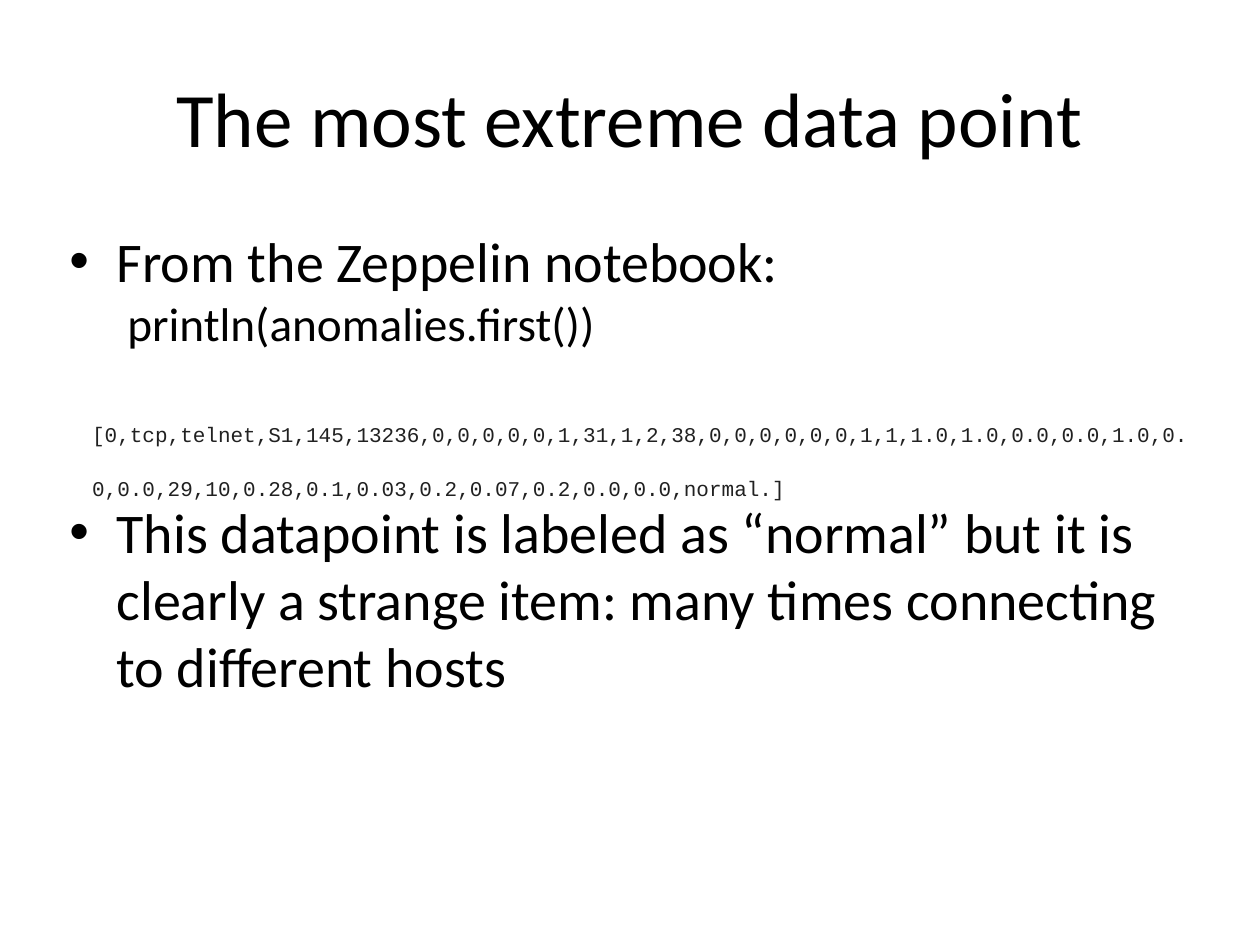
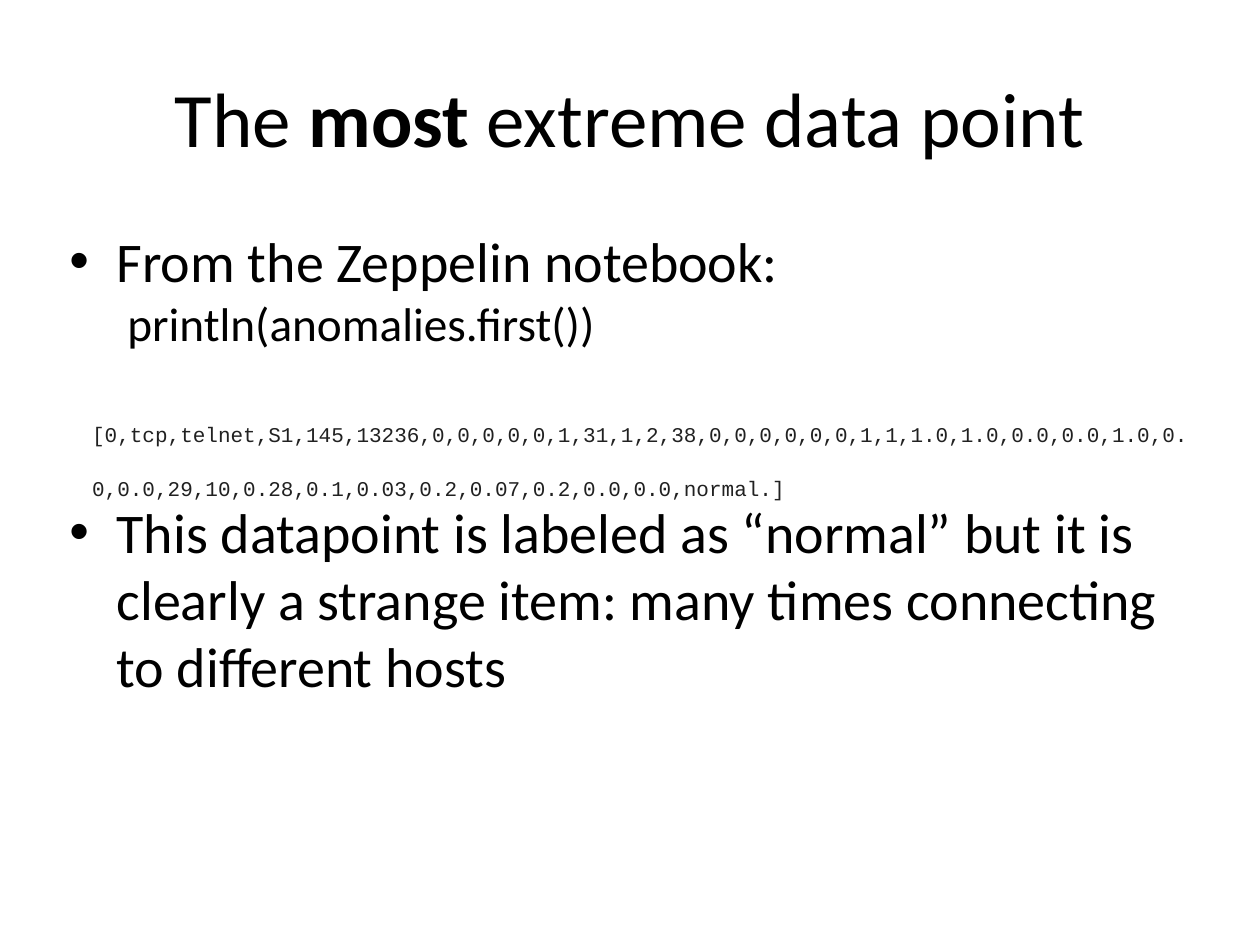
Before and after one commit to kic-markon/ITU_MSc_AM4, a slide deck: slide 18 of powerpoints/ITU Academy Slides AM4-12.pptx (slide 17 before the commit). Drawn at 1260x945 pixels with LibreOffice and Linux fonts; fonts in the diff are those of the drawing; background and template pictures are left out. Boxes give left, top, right and bottom in pixels: in the first picture for what was removed or moved away, otherwise in the second. Text is boxed around its words. In the diff, an @@ line names an element or a change of style, - is before the commit and + after.

```diff
--- a/powerpoints/ITU Academy Slides AM4-12.pptx
+++ b/powerpoints/ITU Academy Slides AM4-12.pptx
@@ title "The most extreme data point" at bbox=[175, 93, 1084, 160]: bold on in "most" @@
```
Also in this commit, not shown: 5 other slides changed, 2 slides added, 5 other files.
